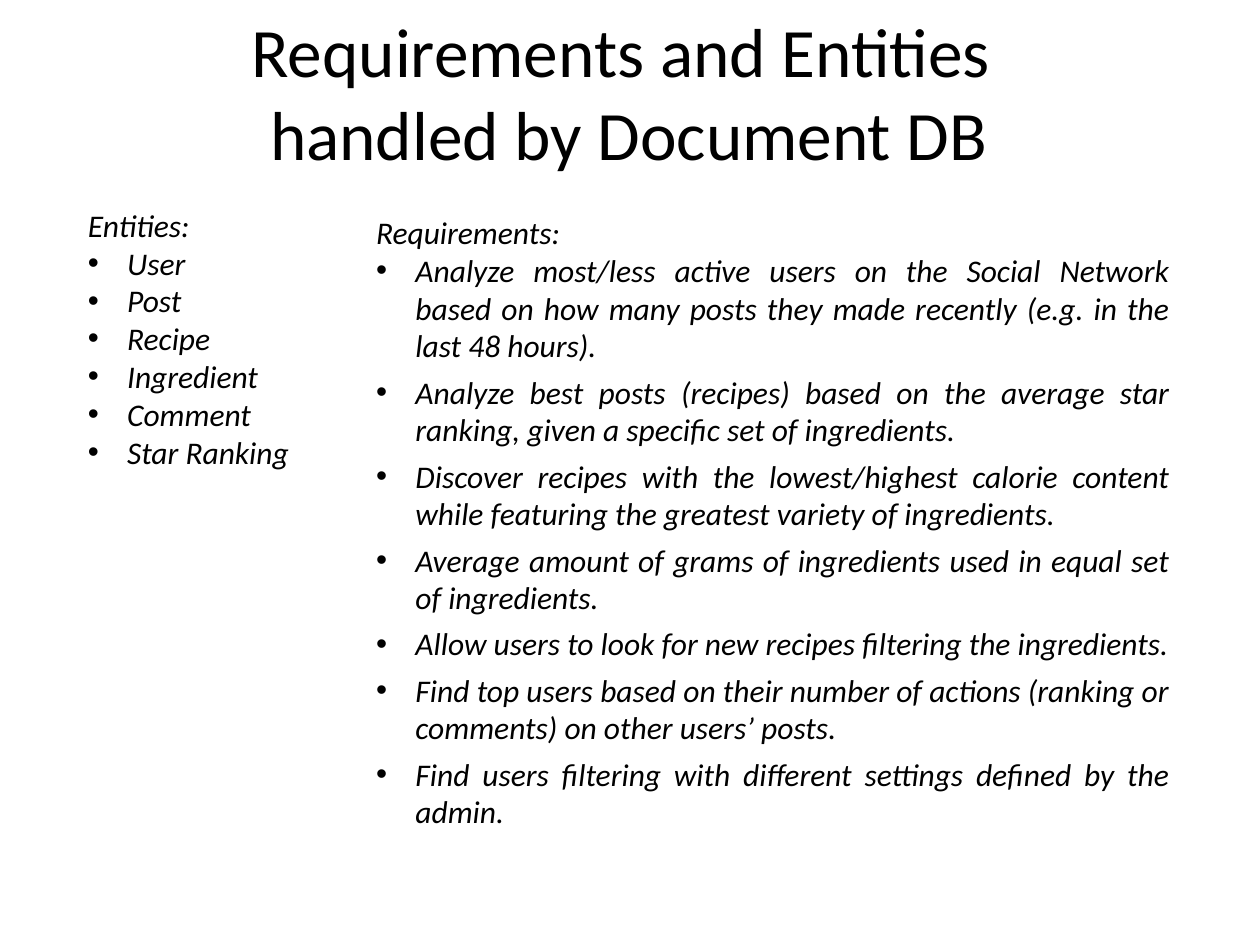
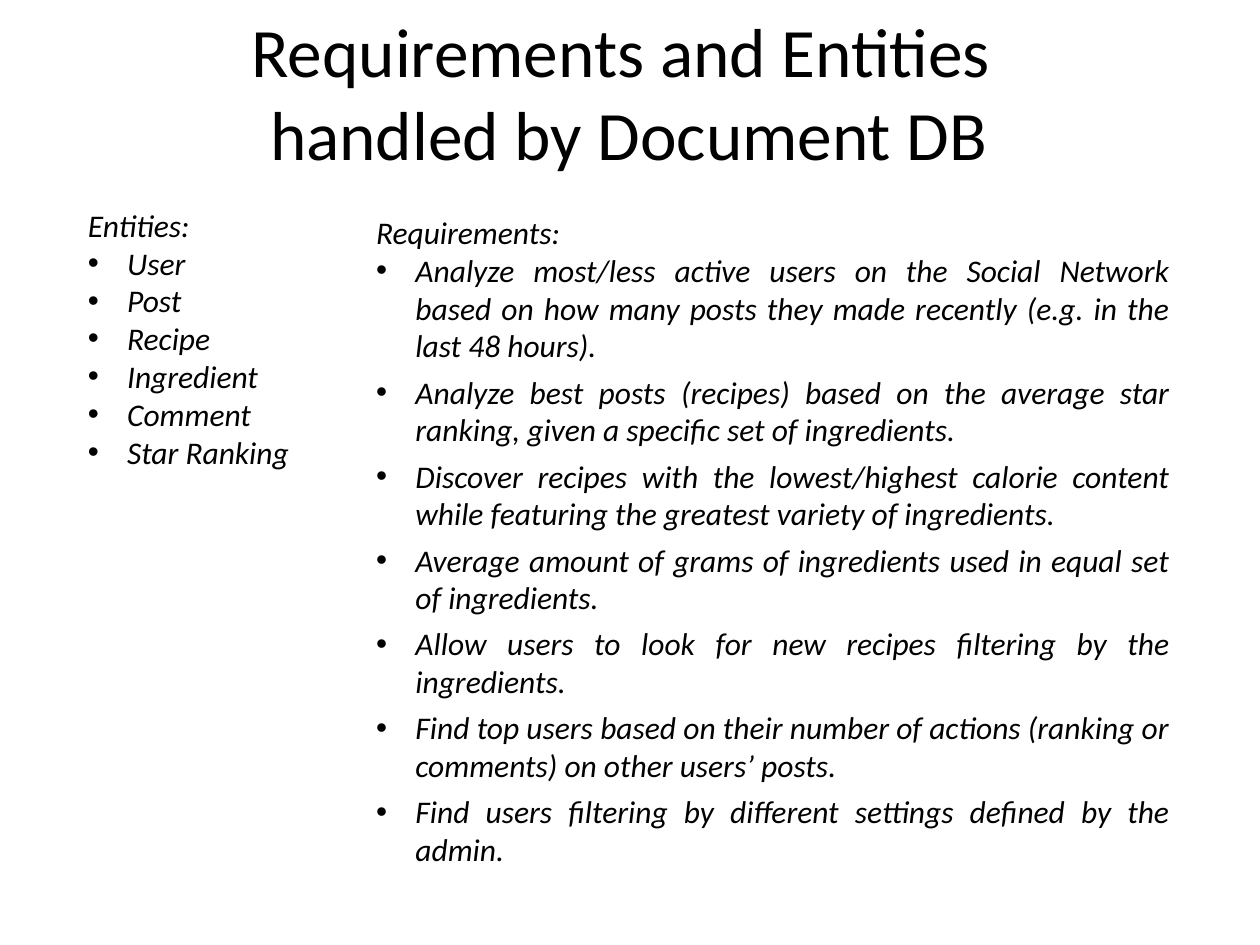
Before and after one commit to GiuseppeSoriano/WeFood, a slide deck: slide 6 of Idea/PowerPoint/WeFood - Idea.pptx. Drawn at 1260x945 pixels with LibreOffice and Linux fonts; fonts in the diff are those of the drawing; background and template pictures are left out. Boxes give left, top, right and bottom in pixels: in the first picture for what was removed or moved away, otherwise in the second. Text is boxed around its words. In the diff, an @@ line names an element or a change of style, - is before the commit and + after.

Commit message:
Corrected an english error

```diff
--- a/Idea/PowerPoint/WeFood - Idea.pptx
+++ b/Idea/PowerPoint/WeFood - Idea.pptx
@@ text at (415, 633, 1169, 699): text changed @@
-• Allow users to look for new recipes filtering the ingredients.
+• Allow users to look for new recipes filtering by the ingredients.
@@ text at (415, 801, 1169, 862): text changed @@
-• Find users filtering with different settings defined by the admin.
+• Find users filtering by different settings defined by the admin.
```
